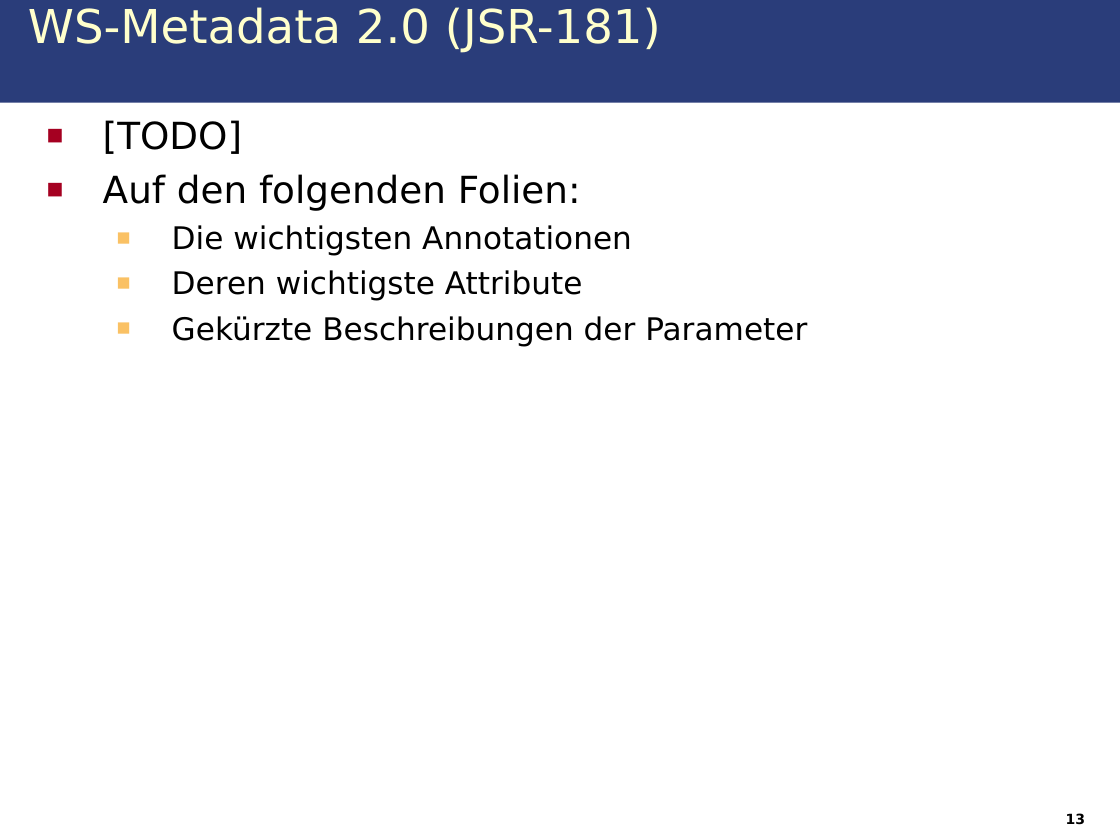
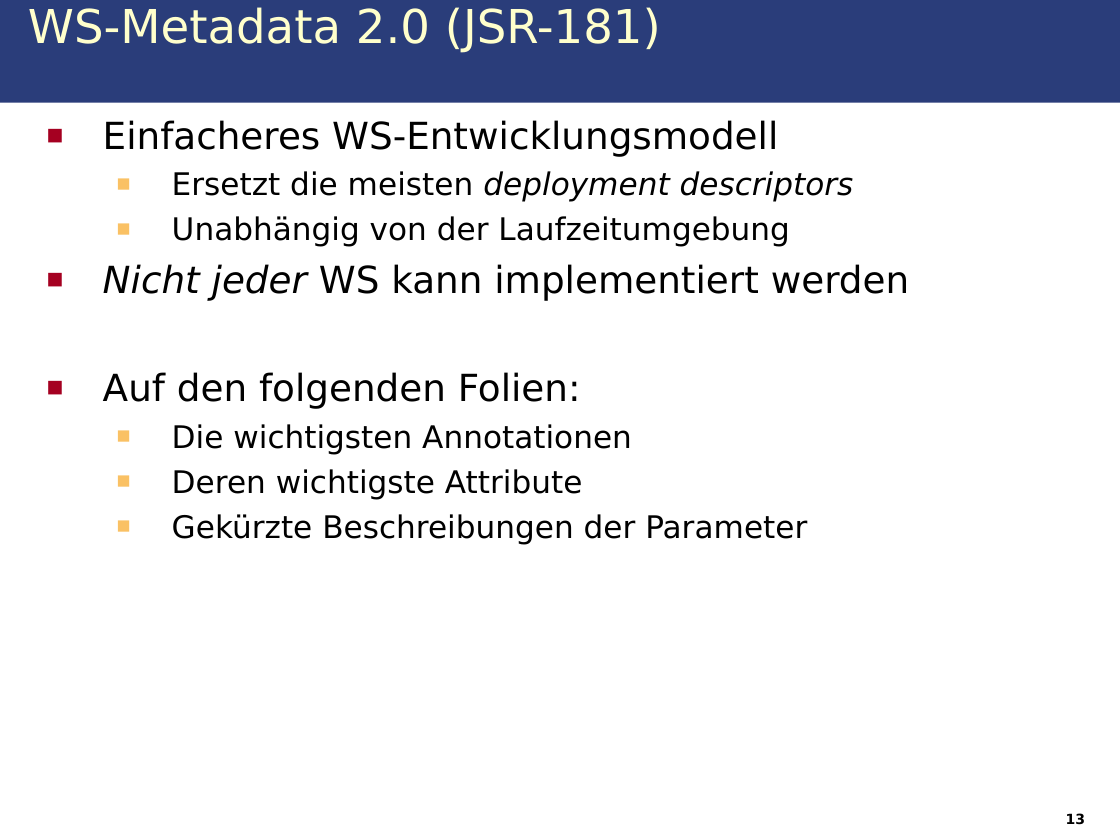
Before and after one commit to IAAS/decidr, a slide deck: slide 13 of seminars/rr/presentation/Web_Services.odp. Drawn at 1120x840 pixels with LibreOffice and Linux fonts; fonts in the diff are those of the drawing. Boxes give left, top, right and bottom in pixels: in the first picture for what was removed or moved away, otherwise in the second. Text is boxed around its words. In the diff, an @@ line names an element or a change of style, - is before the commit and + after.

```diff
--- a/seminars/rr/presentation/Web_Services.odp
+++ b/seminars/rr/presentation/Web_Services.odp
@@ text at [103, 120, 909, 301]: text changed; size 24 to 20 pt @@
-■ [TODO]
+■ Einfacheres WS-Entwicklungsmodell
+  ■ Ersetzt die meisten deployment descriptors
+  ■ Unabhängig von der Laufzeitumgebung
+■ Nicht jeder WS kann implementiert werden
```
Also in this commit, not shown: 9 other slides changed, 1 slide added.
